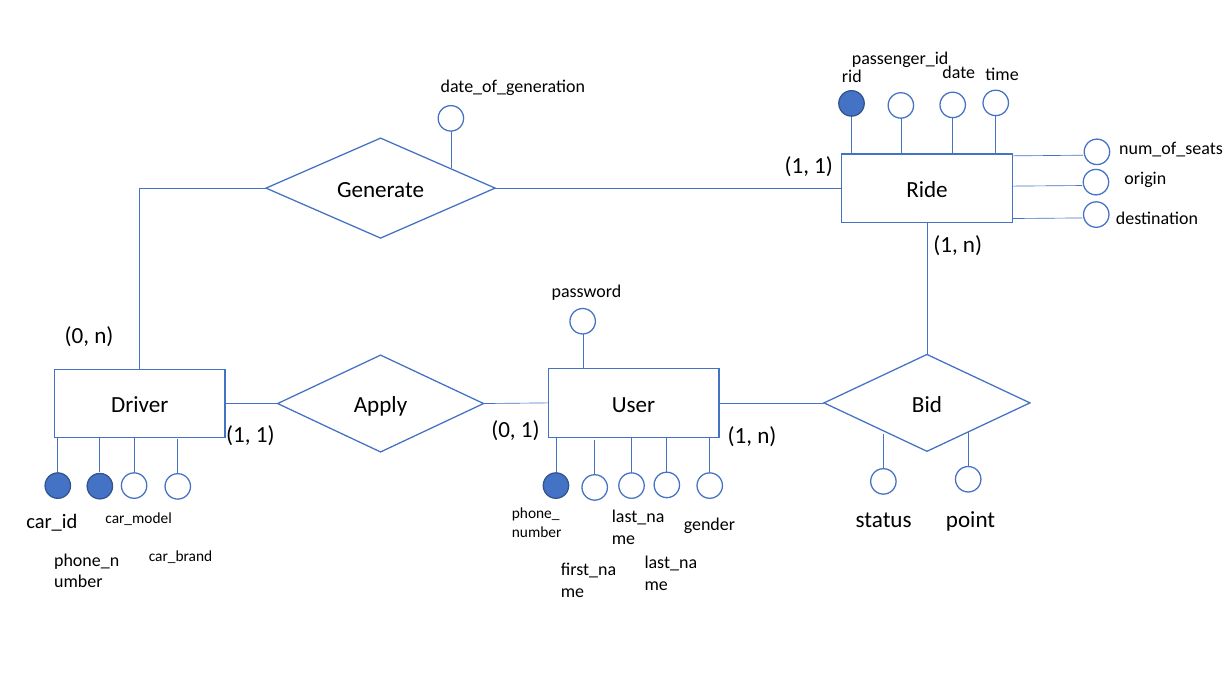
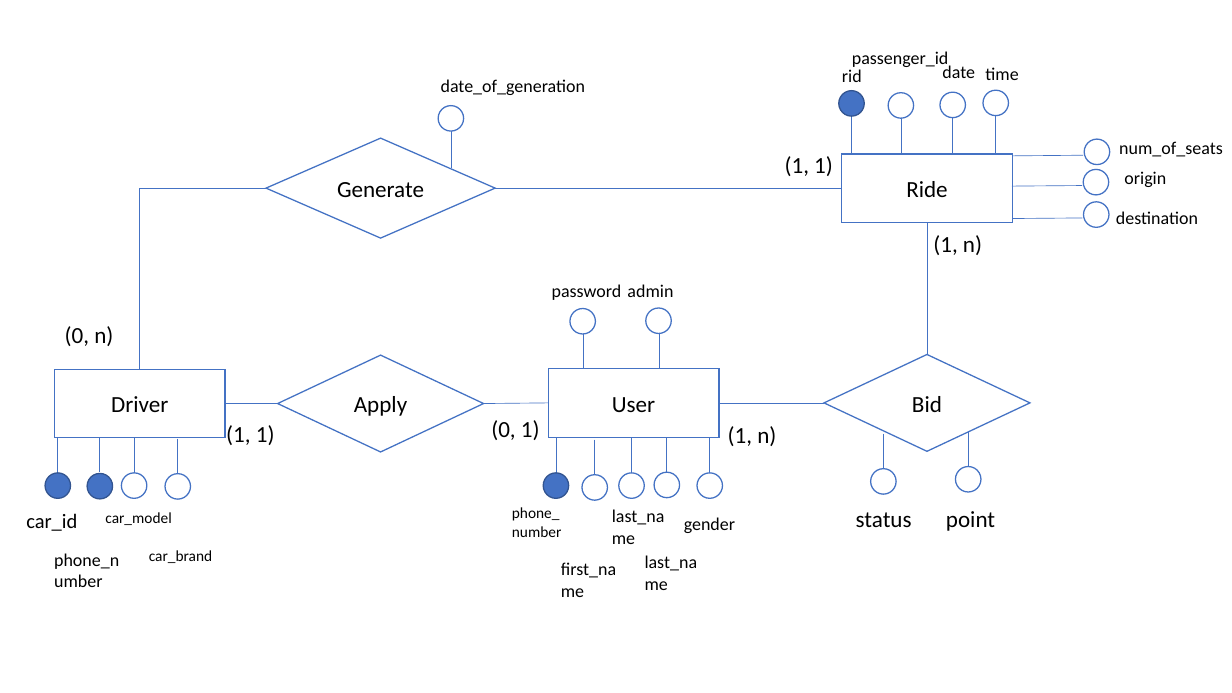
Before and after one commit to Sumei1009/TT25, a slide deck: slide 3 of Structure.pptx. Drawn at 1232x693 pixels with LibreOffice and Linux fonts; fonts in the diff are those of the drawing. Boxes give left, top, right and bottom in pixels: in the first picture for what was removed or moved away, otherwise in the second. Text is boxed around its words. In the diff, an @@ line names an element or a change of style, - is before the commit and + after.

```diff
--- a/Structure.pptx
+++ b/Structure.pptx
@@ text added at (x1=627, y1=284, x2=673, y2=297), 14 pt, text #000000 @@
+admin
@@ ellipse added at (x1=646, y1=308, x2=672, y2=334), fill #FFFFFF, outline #4472C4 1 pt @@
@@ line added from (659, 334) to (659, 368), #4472C4 0.5 pt @@
```
Also in this commit, not shown: 15 other files.
